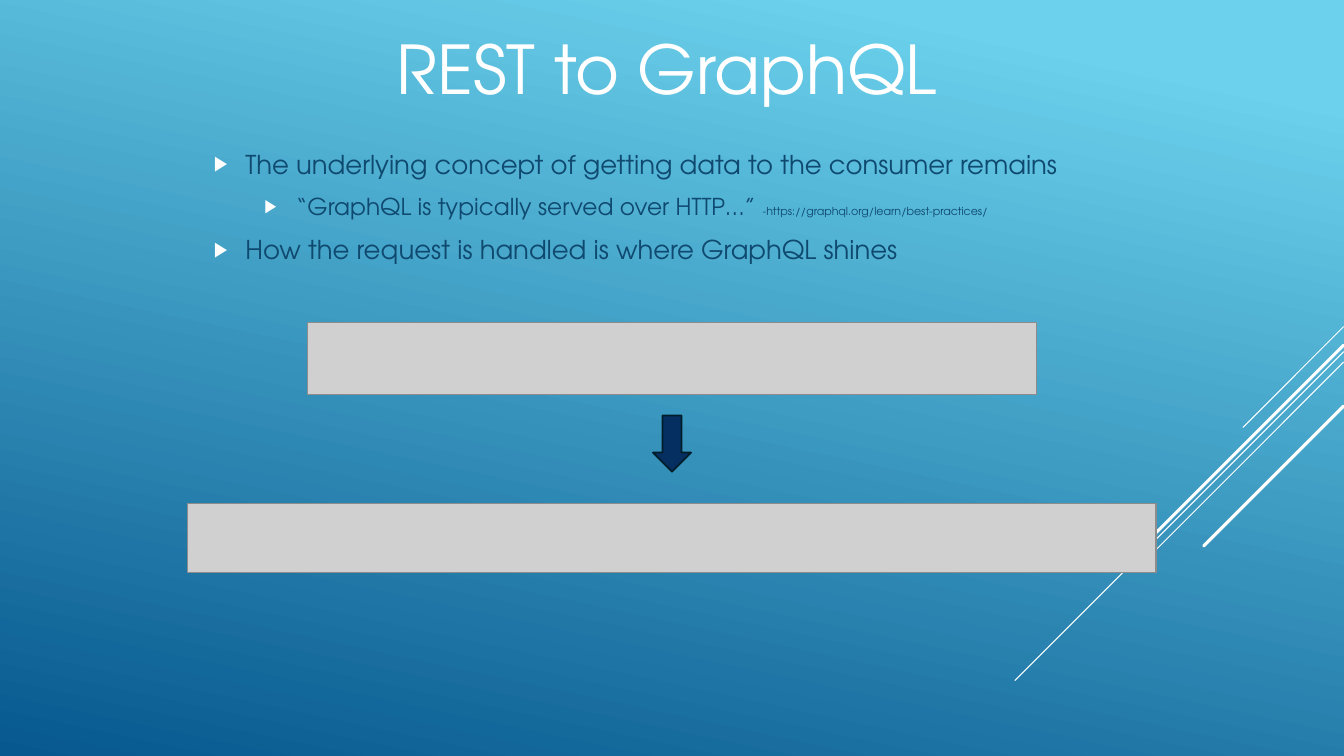
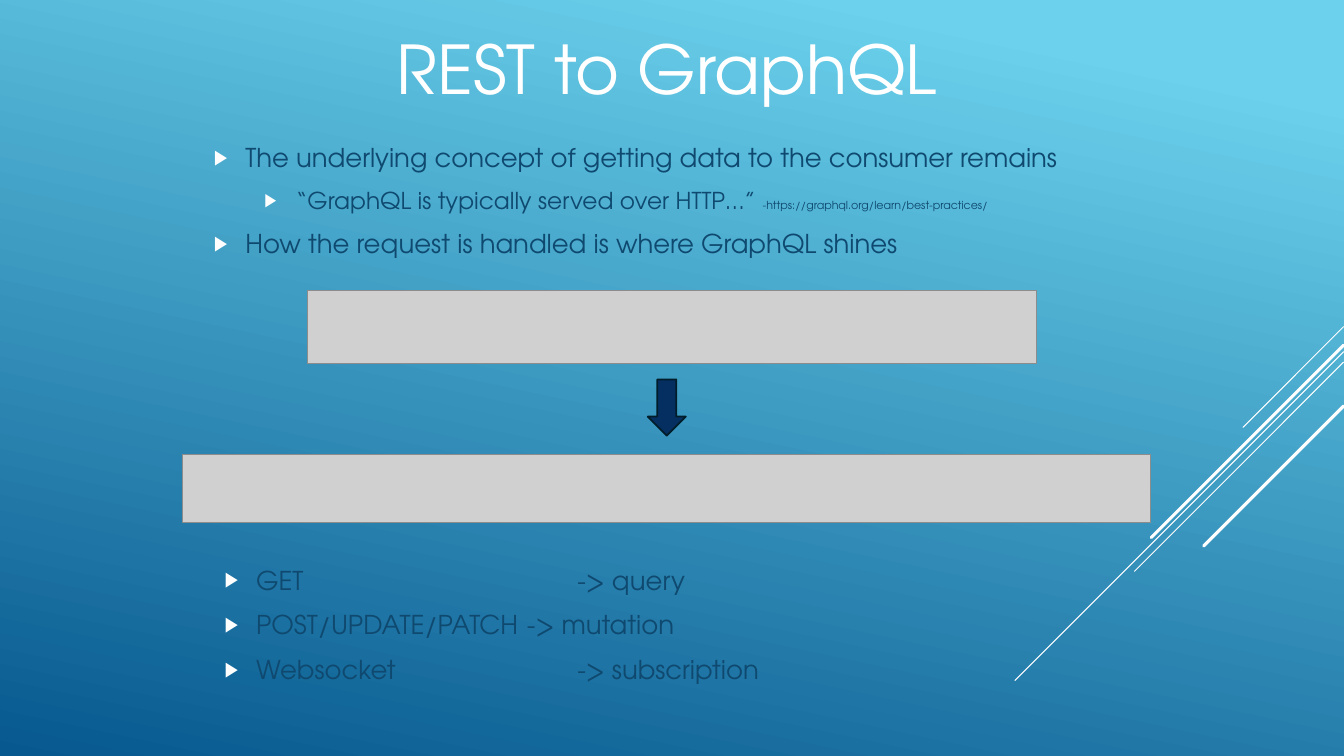
Before and after one commit to Maarij/graphql-dgs-springboot, a slide deck: slide 4 of DGS-GraphQL.pptx (slide 2 before the commit). Drawn at 1344x756 pixels with LibreOffice and Linux fonts; fonts in the diff are those of the drawing; grey boxes stand for pictures. Boxes give left, top, right and bottom in pixels: in the first picture for what was removed or moved away, otherwise in the second. Text is boxed around its words. In the diff, an @@ line names an element or a change of style, - is before the commit and + after.

Commit message:
pptx

```diff
--- a/DGS-GraphQL.pptx
+++ b/DGS-GraphQL.pptx
@@ text "The underlying concept of getting ...": place and size @@
-text "The underlying concept of getting ..." at box(245, 155, 1057, 264)
+text "The underlying concept of getting ..." at box(245, 148, 1057, 258)
@@ picture: place and size @@
-picture at box(308, 323, 1037, 395)
+picture at box(308, 290, 1037, 363)
@@ down arrow: place and size @@
-down arrow at box(653, 415, 692, 472)
+down arrow at box(648, 379, 687, 436)
@@ picture: place and size @@
-picture at box(188, 504, 1155, 573)
+picture at box(182, 455, 1150, 523)
@@ text added at box(256, 571, 759, 684), 18.5 pt, text #0F496F @@
+▶ GET -> query
+▶ POST/UPDATE/PATCH -> mutation
+▶ Websocket -> subscription
```
Also in this commit, not shown: 1 other slide changed.
